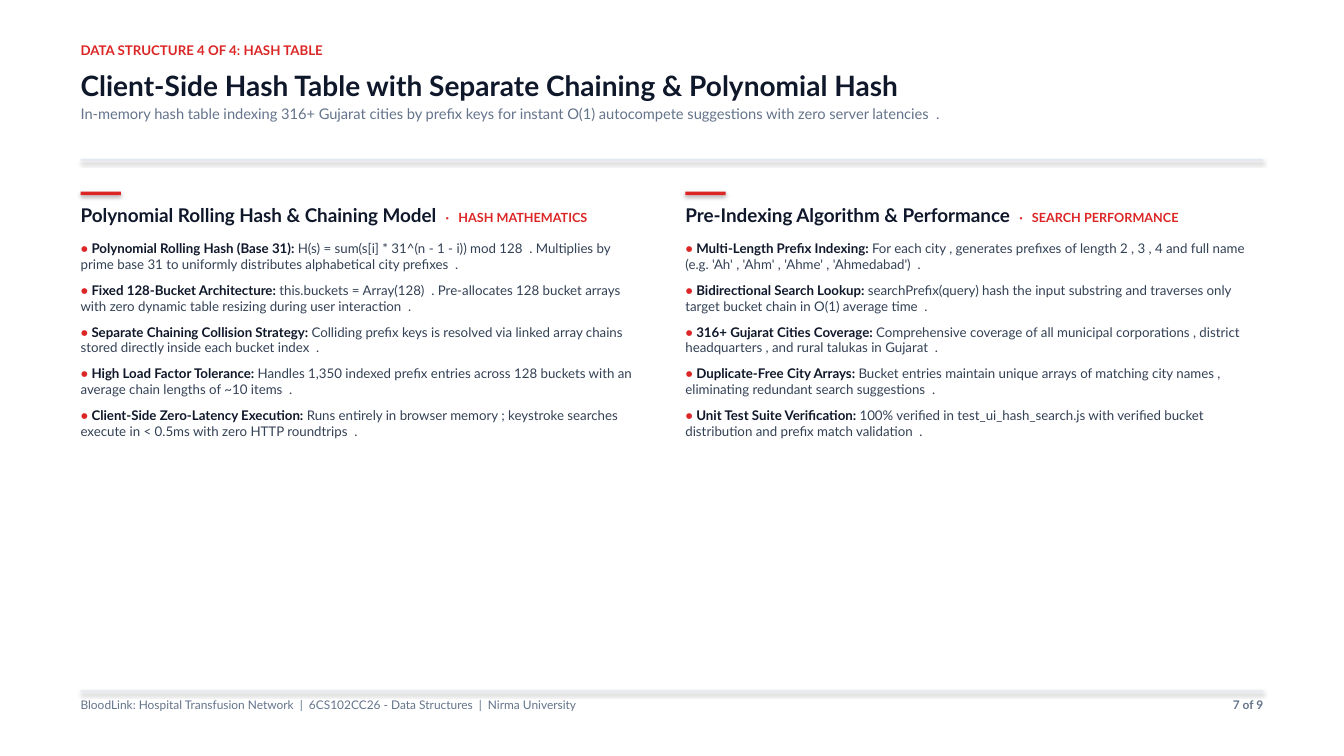
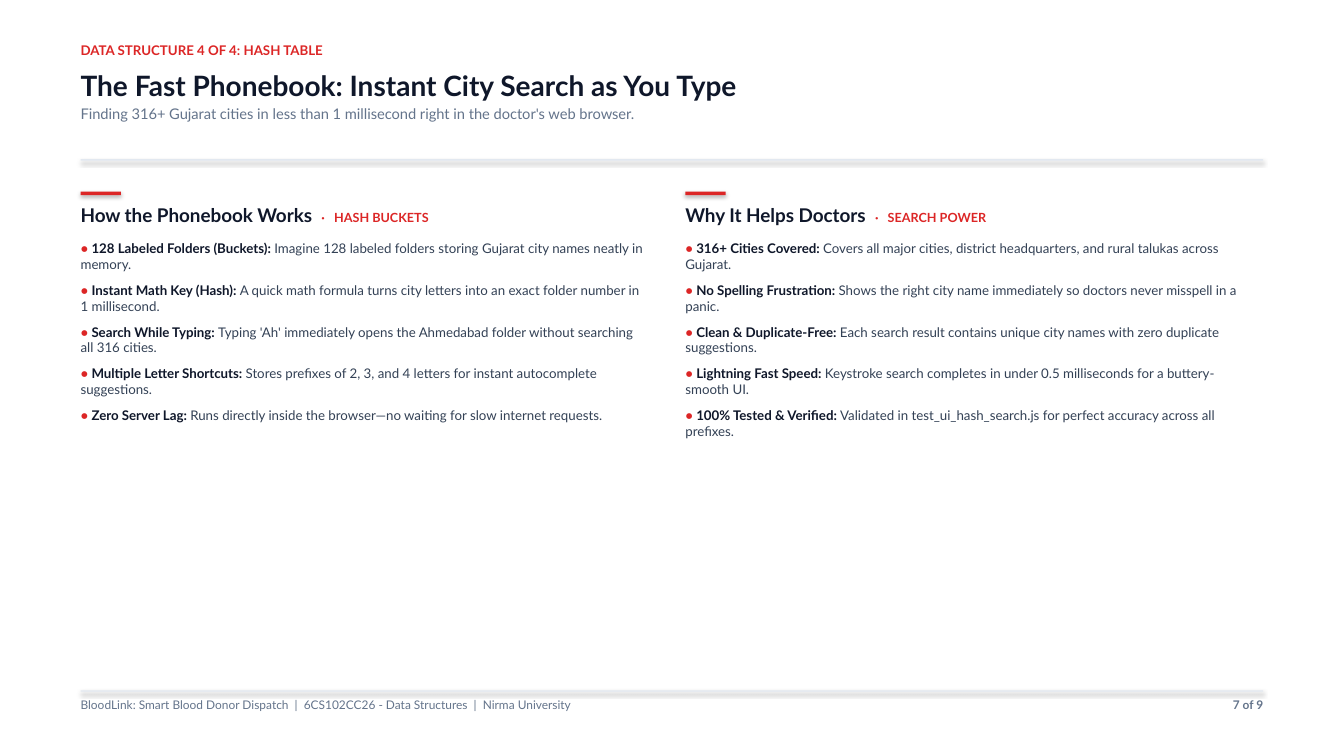
Before and after one commit to Shrey113/DS-Assignment-1, a slide deck: slide 7 of Final_Updated_Presentation.pptx. Drawn at 1344x756 pixels with LibreOffice and Linux fonts; fonts in the diff are those of the drawing. Boxes give left, top, right and bottom in pixels: in the first picture for what was removed or moved away, otherwise in the second. Text is boxed around its words. In the diff, an @@ line names an element or a change of style, - is before the commit and + after.

```diff
--- a/Final_Updated_Presentation.pptx
+++ b/Final_Updated_Presentation.pptx
@@ text at box(81, 75, 736, 122): text changed @@
-Client-Side Hash Table with Separate Chaining & Polynomial Hash
-In-memory hash table indexing 316+ Gujarat cities by prefix keys for instant O(1) autocompete suggestions with zero server latencies .
+The Fast Phonebook: Instant City Search as You Type
+Finding 316+ Gujarat cities in less than 1 millisecond right in the doctor's web browser.
@@ text at box(81, 208, 643, 423): text changed @@
-Polynomial Rolling Hash & Chaining Model · HASH MATHEMATICS
-• Polynomial Rolling Hash (Base 31): H(s) = sum(s[i] * 31^(n - 1 - i)) mod 128 . Multiplies by prime base 31 to uniformly distributes alphabetical city prefixes .
-• Fixed 128-Bucket Architecture: this.buckets = Array(128) . Pre-allocates 128 bucket arrays with zero dynamic table resizing during user interaction .
-• Separate Chaining Collision Strategy: Colliding prefix keys is resolved via linked array chains stored directly inside each bucket index .
-• High Load Factor Tolerance: Handles 1,350 indexed prefix entries across 128 buckets with an average chain lengths of ~10 items .
-• Client-Side Zero-Latency Execution: Runs entirely in browser memory ; keystroke searches execute in < 0.5ms with zero HTTP roundtrips .
+How the Phonebook Works · HASH BUCKETS
+• 128 Labeled Folders (Buckets): Imagine 128 labeled folders storing Gujarat city names neatly in memory.
+• Instant Math Key (Hash): A quick math formula turns city letters into an exact folder number in 1 millisecond.
+• Search While Typing: Typing 'Ah' immediately opens the Ahmedabad folder without searching all 316 cities.
+• Multiple Letter Shortcuts: Stores prefixes of 2, 3, and 4 letters for instant autocomplete suggestions.
+• Zero Server Lag: Runs directly inside the browser—no waiting for slow internet requests.
@@ text at box(685, 208, 1237, 439): text changed @@
-Pre-Indexing Algorithm & Performance · SEARCH PERFORMANCE
-• Multi-Length Prefix Indexing: For each city , generates prefixes of length 2 , 3 , 4 and full name (e.g. 'Ah' , 'Ahm' , 'Ahme' , 'Ahmedabad') .
-• Bidirectional Search Lookup: searchPrefix(query) hash the input substring and traverses only target bucket chain in O(1) average time .
-• 316+ Gujarat Cities Coverage: Comprehensive coverage of all municipal corporations , district headquarters , and rural talukas in Gujarat .
-• Duplicate-Free City Arrays: Bucket entries maintain unique arrays of matching city names , eliminating redundant search suggestions .
-• Unit Test Suite Verification: 100% verified in test_ui_hash_search.js with verified bucket distribution and prefix match validation .
+Why It Helps Doctors · SEARCH POWER
+• 316+ Cities Covered: Covers all major cities, district headquarters, and rural talukas across Gujarat.
+• No Spelling Frustration: Shows the right city name immediately so doctors never misspell in a panic.
+• Clean & Duplicate-Free: Each search result contains unique city names with zero duplicate suggestions.
+• Lightning Fast Speed: Keystroke search completes in under 0.5 milliseconds for a buttery-smooth UI.
+• 100% Tested & Verified: Validated in test_ui_hash_search.js for perfect accuracy across all prefixes.
@@ text at box(81, 700, 571, 711): text changed @@
-BloodLink: Hospital Transfusion Network | 6CS102CC26 - Data Structures | Nirma University
+BloodLink: Smart Blood Donor Dispatch | 6CS102CC26 - Data Structures | Nirma University
```
Also in this commit, not shown: 7 other slides changed, 1 slide added, 1 slide removed, 4 other files.
